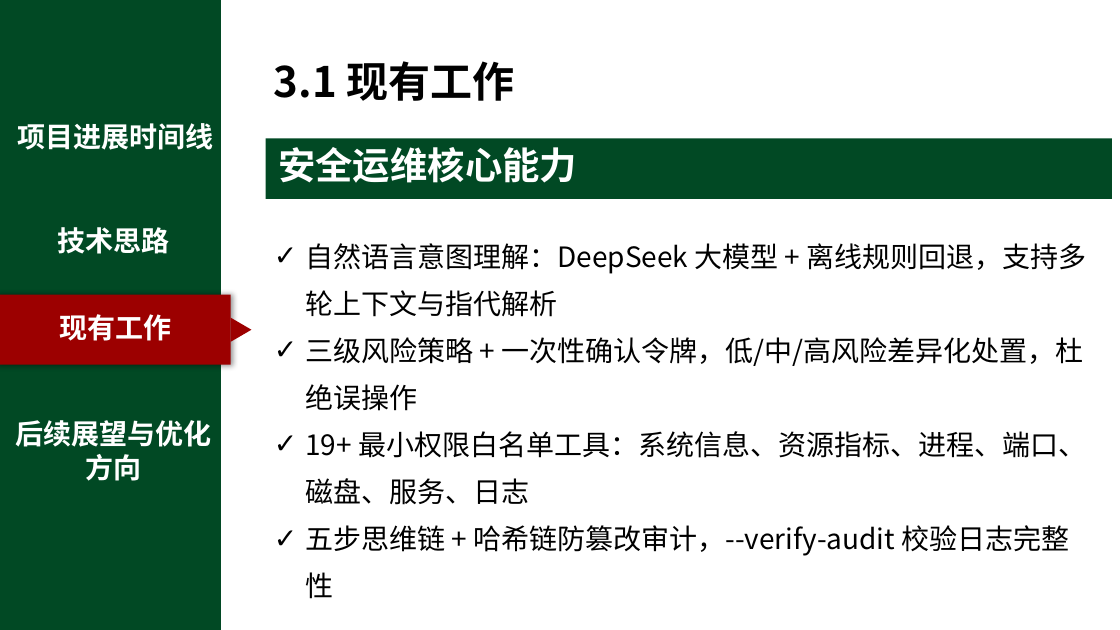
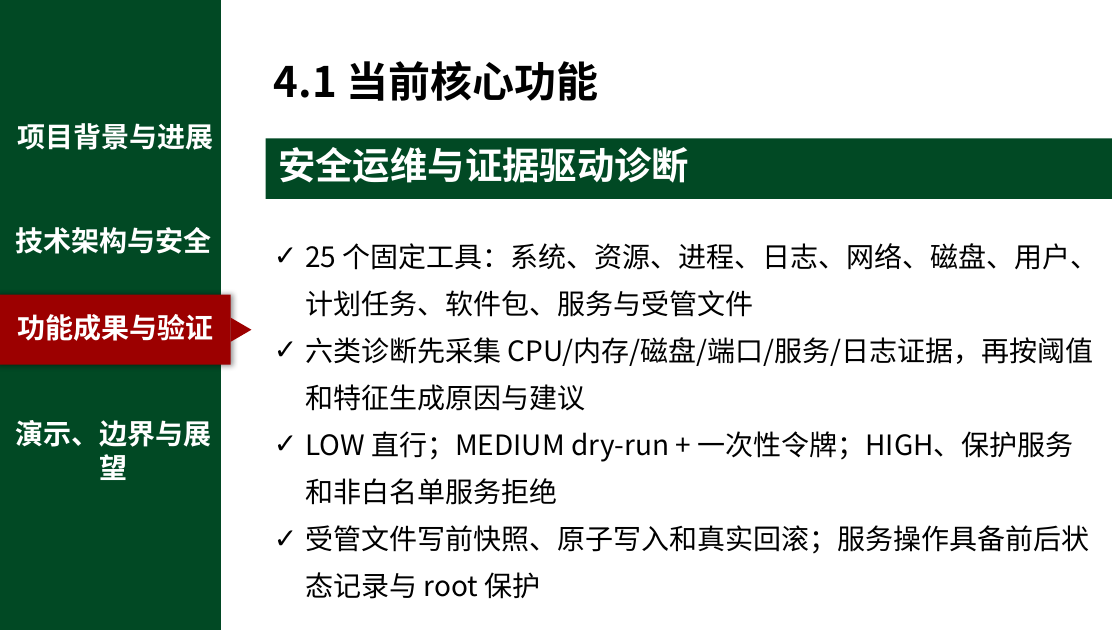
Before and after one commit to chanehwibo/cnsoftbei, a slide deck: slide 11 of SafeOps_答辩演示PPT.pptx. Drawn at 1120x630 pixels with LibreOffice and Linux fonts; fonts in the diff are those of the drawing; background and template pictures are left out. Boxes give left, top, right and bottom in pixels: in the first picture for what was removed or moved away, otherwise in the second. Text is boxed around its words. In the diff, an @@ line names an element or a change of style, - is before the commit and + after.

Commit message:
docs: 同步答辩材料与详细操作指南

```diff
--- a/SafeOps_答辩演示PPT.pptx
+++ b/SafeOps_答辩演示PPT.pptx
@@ text at bbox=[274, 61, 599, 101]: text changed @@
-3.1 现有工作
+4.1 当前核心功能
@@ text at bbox=[17, 123, 213, 150]: text changed @@
-项目进展时间线
+项目背景与进展
@@ text at bbox=[278, 147, 689, 183]: text changed @@
-安全运维核心能力
+安全运维与证据驱动诊断
@@ text at bbox=[16, 227, 212, 254]: text changed @@
-技术思路
+技术架构与安全
@@ text at bbox=[305, 243, 1099, 599]: text changed @@
-✓ 自然语言意图理解：DeepSeek 大模型 + 离线规则回退，支持多轮上下文与指代解析
-✓ 三级风险策略 + 一次性确认令牌，低/中/高风险差异化处置，杜绝误操作
-✓ 19+ 最小权限白名单工具：系统信息、资源指标、进程、端口、磁盘、服务、日志
-✓ 五步思维链 + 哈希链防篡改审计，--verify-audit 校验日志完整性
+✓ 25 个固定工具：系统、资源、进程、日志、网络、磁盘、用户、计划任务、软件包、服务与受管文件
+✓ 六类诊断先采集 CPU/内存/磁盘/端口/服务/日志证据，再按阈值和特征生成原因与建议
+✓ LOW 直行；MEDIUM dry-run + 一次性令牌；HIGH、保护服务和非白名单服务拒绝
+✓ 受管文件写前快照、原子写入和真实回滚；服务操作具备前后状态记录与 root 保护
@@ text at bbox=[17, 314, 213, 341]: text changed @@
-现有工作
+功能成果与验证
@@ text at bbox=[16, 420, 212, 480]: text changed @@
-后续展望与优化方向
+演示、边界与展望
```
Also in this commit, not shown: 13 other slides changed, 3 other files.
